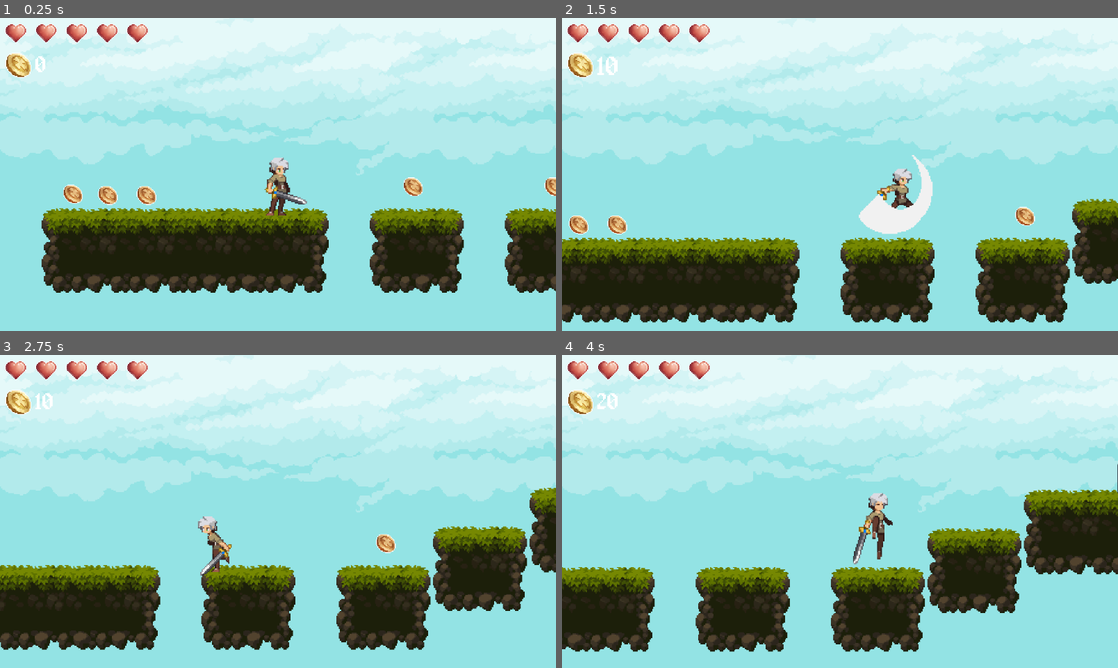
Above: before the commit, frames 1-4 (two rows, left to right).
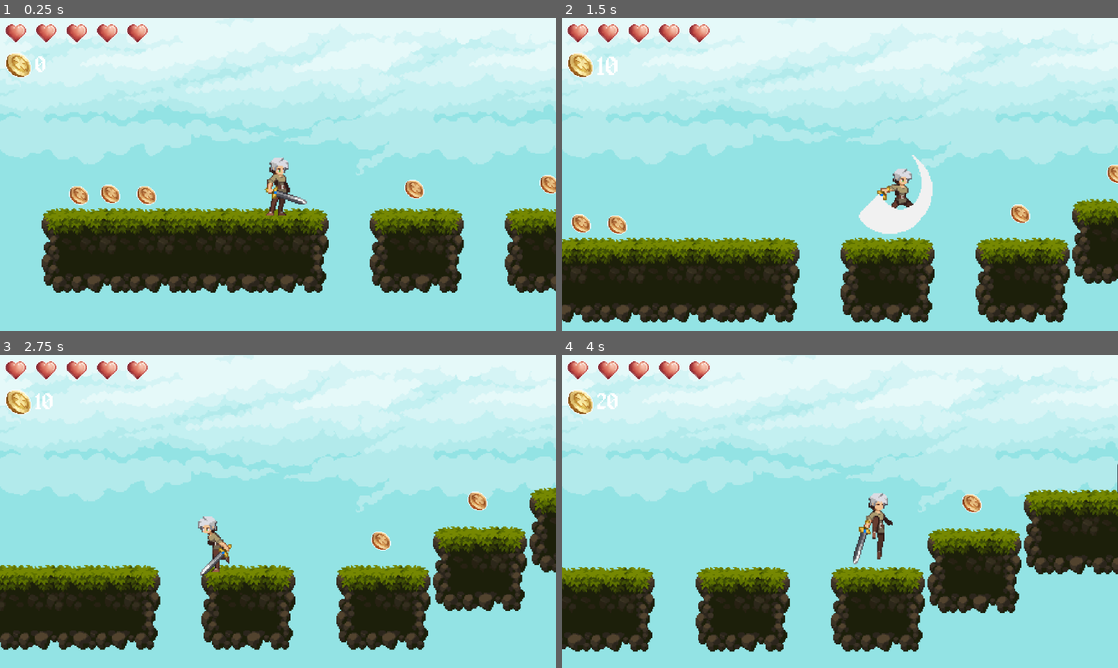
Above: after the commit, the same moments.

Repository: jpsalim21/GodotINOVA
Game: Godot game, scene res://Cenas/Cena.tscn
Two runs of this game, one before a commit and one after it. Both use one fixed random seed, a clock stepped at 60 frames per second and the inputs below. The engine's default icon, where the game draws it, is replaced by a stand-in: a white triangle on a blue panel in a dark square. Sound files missing from this copy of the repository are replaced by a short silence.
Inputs:
- Up to frame 1 (0.25 s): no input
- Up to frame 2 (1.5 s): hold Right (ui_right) from 0.53 s (still down); tap J (Atacar) at 0.6, 1.35 s; tap Space (ui_select) at 0.77 s
- Up to frame 3 (2.75 s): tap Space (ui_select) at 1.52 s; release Right (ui_right) at 2.03 s; hold Left (ui_left) from 2.03 s (still down); tap J (Atacar) at 2.1 s
- Up to frame 4 (4 s): release Left (ui_left) at 2.78 s; hold Right (ui_right) from 2.78 s (still down); tap J (Atacar) at 2.85, 3.6 s; tap Space (ui_select) at 3.02, 3.77 s

The runs differ from the first frame. In frame 1, 0.7% of the frame differs, in the area x 11-100%, y 50-60%; in frame 2, 0.5%; in frame 3, 0.4%; in frame 4, 0.2%.

Commit message:
Adiciona sons ao jogo

Diff:
--- a/Cenas/Cena.tscn
+++ b/Cenas/Cena.tscn
@@ -1,15 +1,12 @@
-[gd_scene load_steps=12 format=3 uid="uid://bgrprgbwgcknc"]
+[gd_scene load_steps=10 format=3 uid="uid://bgrprgbwgcknc"]
 
 [ext_resource type="PackedScene" uid="uid://ca4a01y4ppqp4" path="res://Prefabs/UI.tscn" id="1_n0mgs"]
 [ext_resource type="Texture2D" uid="uid://b76gxup34m5yy" path="res://Sprites/Tiles.png" id="1_xj1ym"]
+[ext_resource type="PackedScene" uid="uid://12yhscyk5v85" path="res://Prefabs/moeda.tscn" id="2_taxlc"]
 [ext_resource type="Texture2D" uid="uid://dy8gglsx36i5s" path="res://Sprites/Background.png" id="5_r3u66"]
 [ext_resource type="PackedScene" uid="uid://dcoru4ru24o04" path="res://Prefabs/player.tscn" id="6_mlxbd"]
 [ext_resource type="PackedScene" uid="uid://dwuga80ho5npi" path="res://Prefabs/inimigo.tscn" id="7_e5y33"]
-[ext_resource type="Script" path="res://Scripts/Moeda.gd" id="13_j25s3"]
-[ext_resource type="Texture2D" uid="uid://dfe02nrlbg6ew" path="res://Sprites/UI/Misc/Copper Coin.png" id="13_xr8jq"]
 [ext_resource type="Script" path="res://Scripts/GameController.gd" id="15_n36ye"]
-
-[sub_resource type="RectangleShape2D" id="RectangleShape2D_iy0hb"]
 
 [sub_resource type="TileSetAtlasSource" id="TileSetAtlasSource_j4wtj"]
 resource_name = "Tiles"
@@ -1449,60 +1446,22 @@
 
 [node name="Coletaveis" type="Node" parent="."]
 
-[node name="Moeda" type="Area2D" parent="Coletaveis"]
-position = Vector2(-72, 15)
-script = ExtResource("13_j25s3")
-
-[node name="Sprite2D" type="Sprite2D" parent="Coletaveis/Moeda"]
-scale = Vector2(0.625, 0.625)
-texture = ExtResource("13_xr8jq")
-
-[node name="CollisionShape2D" type="CollisionShape2D" parent="Coletaveis/Moeda"]
-shape = SubResource("RectangleShape2D_iy0hb")
-
-[node name="Moeda4" type="Area2D" parent="Coletaveis"]
-position = Vector2(-104, 15)
-script = ExtResource("13_j25s3")
-
-[node name="Sprite2D" type="Sprite2D" parent="Coletaveis/Moeda4"]
-scale = Vector2(0.625, 0.625)
-texture = ExtResource("13_xr8jq")
-
-[node name="CollisionShape2D" type="CollisionShape2D" parent="Coletaveis/Moeda4"]
-shape = SubResource("RectangleShape2D_iy0hb")
-
-[node name="Moeda5" type="Area2D" parent="Coletaveis"]
-position = Vector2(-133, 14)
-script = ExtResource("13_j25s3")
-
-[node name="Sprite2D" type="Sprite2D" parent="Coletaveis/Moeda5"]
-scale = Vector2(0.625, 0.625)
-texture = ExtResource("13_xr8jq")
-
-[node name="CollisionShape2D" type="CollisionShape2D" parent="Coletaveis/Moeda5"]
-shape = SubResource("RectangleShape2D_iy0hb")
-
-[node name="Moeda2" type="Area2D" parent="Coletaveis"]
-position = Vector2(266, 8)
-script = ExtResource("13_j25s3")
-
-[node name="Sprite2D" type="Sprite2D" parent="Coletaveis/Moeda2"]
-scale = Vector2(0.625, 0.625)
-texture = ExtResource("13_xr8jq")
-
-[node name="CollisionShape2D" type="CollisionShape2D" parent="Coletaveis/Moeda2"]
-shape = SubResource("RectangleShape2D_iy0hb")
-
-[node name="Moeda3" type="Area2D" parent="Coletaveis"]
-position = Vector2(149, 8)
-script = ExtResource("13_j25s3")
-
-[node name="Sprite2D" type="Sprite2D" parent="Coletaveis/Moeda3"]
-scale = Vector2(0.625, 0.625)
-texture = ExtResource("13_xr8jq")
-
-[node name="CollisionShape2D" type="CollisionShape2D" parent="Coletaveis/Moeda3"]
-shape = SubResource("RectangleShape2D_iy0hb")
+[node name="Moeda" parent="Coletaveis" instance=ExtResource("2_taxlc")]
+
+[node name="Moeda2" parent="Coletaveis" instance=ExtResource("2_taxlc")]
+position = Vector2(-102, 14)
+
+[node name="Moeda3" parent="Coletaveis" instance=ExtResource("2_taxlc")]
+position = Vector2(-128, 15)
+
+[node name="Moeda4" parent="Coletaveis" instance=ExtResource("2_taxlc")]
+position = Vector2(150, 10)
+
+[node name="Moeda5" parent="Coletaveis" instance=ExtResource("2_taxlc")]
+position = Vector2(262, 6)
+
+[node name="Moeda6" parent="Coletaveis" instance=ExtResource("2_taxlc")]
+position = Vector2(342, -27)
 
 [node name="Inimigos" type="Node" parent="."]
 
@@ -1546,14 +1505,3 @@
 drag_right_margin = 0.1
 editor_draw_limits = true
 editor_draw_drag_margin = true
-
-[connection signal="area_entered" from="Coletaveis/Moeda" to="Coletaveis/Moeda" method="_on_area_entered"]
-[connection signal="body_entered" from="Coletaveis/Moeda" to="Coletaveis/Moeda" method="_on_body_entered"]
-[connection signal="area_entered" from="Coletaveis/Moeda4" to="Coletaveis/Moeda4" method="_on_area_entered"]
-[connection signal="body_entered" from="Coletaveis/Moeda4" to="Coletaveis/Moeda4" method="_on_body_entered"]
-[connection signal="area_entered" from="Coletaveis/Moeda5" to="Coletaveis/Moeda5" method="_on_area_entered"]
-[connection signal="body_entered" from="Coletaveis/Moeda5" to="Coletaveis/Moeda5" method="_on_body_entered"]
-[connection signal="area_entered" from="Coletaveis/Moeda2" to="Coletaveis/Moeda2" method="_on_area_entered"]
-[connection signal="body_entered" from="Coletaveis/Moeda2" to="Coletaveis/Moeda2" method="_on_body_entered"]
-[connection signal="area_entered" from="Coletaveis/Moeda3" to="Coletaveis/Moeda3" method="_on_area_entered"]
-[connection signal="body_entered" from="Coletaveis/Moeda3" to="Coletaveis/Moeda3" method="_on_body_entered"]
--- /dev/null
+++ b/Prefabs/moeda.tscn
@@ -0,0 +1,25 @@
+[gd_scene load_steps=5 format=3 uid="uid://12yhscyk5v85"]
+
+[ext_resource type="Script" path="res://Scripts/Moeda.gd" id="1_e2dmy"]
+[ext_resource type="Texture2D" uid="uid://dfe02nrlbg6ew" path="res://Sprites/UI/Misc/Copper Coin.png" id="2_d3f0a"]
+[ext_resource type="AudioStream" uid="uid://dsl7811jwwa5p" path="res://Sons/079_Buy_sell_01.wav" id="3_h2tex"]
+
+[sub_resource type="RectangleShape2D" id="RectangleShape2D_iy0hb"]
+
+[node name="Moeda" type="Area2D"]
+position = Vector2(-72, 15)
+script = ExtResource("1_e2dmy")
+
+[node name="Sprite2D" type="Sprite2D" parent="."]
+scale = Vector2(0.625, 0.625)
+texture = ExtResource("2_d3f0a")
+
+[node name="CollisionShape2D" type="CollisionShape2D" parent="."]
+shape = SubResource("RectangleShape2D_iy0hb")
+
+[node name="AudioStreamPlayer2D" type="AudioStreamPlayer2D" parent="."]
+stream = ExtResource("3_h2tex")
+
+[connection signal="area_entered" from="." to="." method="_on_area_entered"]
+[connection signal="body_entered" from="." to="." method="_on_body_entered"]
+[connection signal="finished" from="AudioStreamPlayer2D" to="." method="_on_audio_stream_player_2d_finished"]
--- a/Prefabs/player.tscn
+++ b/Prefabs/player.tscn
@@ -10,6 +10,7 @@
 [ext_resource type="Script" path="res://Scripts/LifeController.gd" id="8_j6hsj"]
 [ext_resource type="Script" path="res://Scripts/Hurtbox.gd" id="9_ppkoe"]
 [ext_resource type="Script" path="res://Scripts/Hitbox.gd" id="10_xrp5m"]
+[ext_resource type="AudioStream" uid="uid://bhaski84tdqlm" path="res://Sons/03_Step_grass_03.wav" id="11_3ynh3"]
 
 [sub_resource type="CapsuleShape2D" id="CapsuleShape2D_if1qv"]
 radius = 7.0
@@ -343,6 +344,9 @@
 shape = SubResource("RectangleShape2D_ktpjh")
 disabled = true
 
+[node name="Som" type="AudioStreamPlayer2D" parent="."]
+stream = ExtResource("11_3ynh3")
+
 [connection signal="timeout" from="JumpBuffer" to="." method="_on_jump_buffer_timeout"]
 [connection signal="timeout" from="CoyotteTime" to="." method="_on_coyotte_time_timeout"]
 [connection signal="timeout" from="AttackBuffer" to="." method="_on_attack_buffer_timeout"]
--- a/Scripts/Moeda.gd
+++ b/Scripts/Moeda.gd
@@ -3,8 +3,18 @@
 signal pegouItem
 
 @export var valor = 10
+@onready var som = $AudioStreamPlayer2D
+var pego = false
 
 func _on_body_entered(body):
+	if pego: return
 	if body.name == "Player":
 		if %GameController: %GameController.aumentarMoedas(valor)
-		queue_free()
+		som.play()
+		pego = true
+		visible = false
+
+
+
+func _on_audio_stream_player_2d_finished():
+	queue_free()
--- a/Scripts/PlayerMovement.gd
+++ b/Scripts/PlayerMovement.gd
@@ -27,9 +27,20 @@
 @onready var attackTimer = $AttackBuffer
 var atkInput = false
 
+var atkSound = preload("res://Sons/56_Attack_03.wav")
+var jumpSound = preload("res://Sons/30_Jump_03.wav")
+var hitSound = preload("res://Sons/61_Hit_03.wav")
+
+@onready var sound = $Som
+
 func _ready():
 	life.morreu.connect(_morrer)
+	life.tomouDano.connect(tomouHit)
 	pass
+
+func tomouHit(vida, dir):
+	sound.stream = hitSound
+	sound.play()
 
 func _physics_process(delta):
 	# Add the gravity.
@@ -47,6 +58,8 @@
 
 	if jumpInput and coyote and !atacando:
 		coyote = false
+		sound.stream = jumpSound
+		sound.play()
 		velocity.y = JUMP_VELOCITY
 
 	if Input.is_action_just_pressed("Atacar"):
@@ -71,6 +84,8 @@
 
 func atacar():
 	if animationLock: return
+	sound.stream = atkSound
+	sound.play()
 	if attack1:
 		attack1 = false
 		animationLock = true
Not shown: 1 places in Prefabs/player.tscn that only renumber resources
Not shown, added: Sons/03_Step_grass_03.wav.import
Not shown, added: Sons/079_Buy_sell_01.wav.import
Not shown, added: Sons/30_Jump_03.wav.import
Not shown, added: Sons/56_Attack_03.wav.import
Not shown, added: Sons/61_Hit_03.wav.import
Not shown, added: Sons/03_Step_grass_03.wav
Not shown, added: Sons/079_Buy_sell_01.wav
Not shown, added: Sons/30_Jump_03.wav
Not shown, added: Sons/56_Attack_03.wav
Not shown, added: Sons/61_Hit_03.wav
